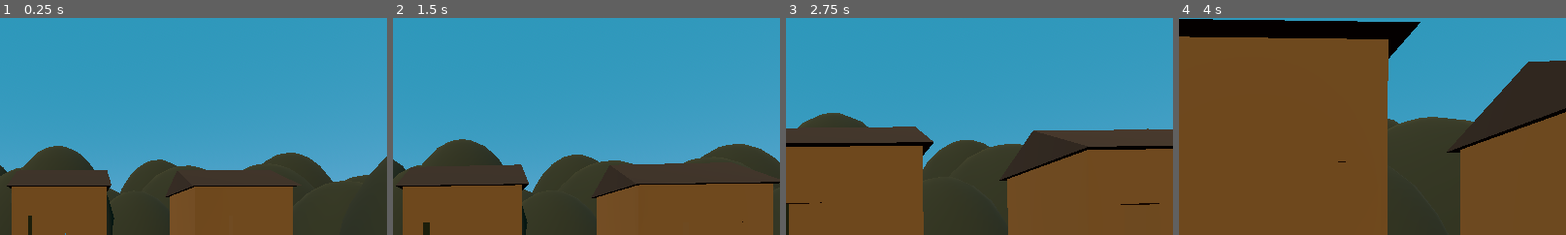
Above: before the commit, frames 1-4 (left to right).
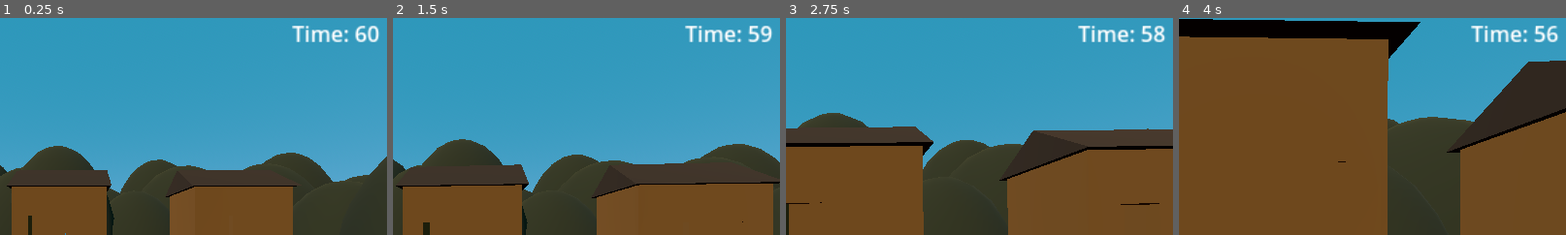
Above: after the commit, the same moments.

Repository: RetroRabiul/3DWorld
Game: Godot game, scene res://scenes/world.tscn
Two runs of this game, one before a commit and one after it. Both use one fixed random seed, a clock stepped at 60 frames per second and the inputs below.
Inputs (mouse positions are % of the whole screen's width and height, from its top left):
- Up to frame 1 (0.25 s): no input
- Up to frame 2 (1.5 s): move the mouse to (55, 50) at 0.52 s; hold W (forward) from 0.53 s (still down); tap Space (jump) at 0.77 s; move the mouse to (45, 50) at 1.27 s
- Up to frame 3 (2.75 s): keep holding W (forward); tap Space (jump) at 1.52 s; move the mouse to (52, 48) at 2.02 s
- Up to frame 4 (4 s): keep holding W (forward); move the mouse to (49, 52) at 2.77 s; tap Space (jump) at 3.02, 3.77 s; move the mouse to (57, 51) at 3.52 s
The pictures show only the part of the screen within x 42-91%, y 1-51%; the shares and areas given below are measured in that part.

The runs differ from the first frame. In frame 1, 0.9% of the frame differs, in the area x 75-98%, y 3-12%; in frame 2, 0.9%; in frame 3, 0.9%; in frame 4, 0.9%.

Commit message:
time

Diff:
--- a/scenes/ui.tscn
+++ b/scenes/ui.tscn
@@ -15,7 +15,20 @@
 layout_mode = 0
 offset_left = 18.0
 offset_top = 7.0
-offset_right = 113.0
-offset_bottom = 40.0
+offset_right = 104.0
+offset_bottom = 34.0
 scale = Vector2(2, 2)
 text = "Score :"
+
+[node name="TimeLabel" type="Label" parent="."]
+layout_mode = 0
+offset_left = 913.0
+offset_top = 7.0
+offset_right = 1001.0
+offset_bottom = 33.0
+scale = Vector2(2, 2)
+text = "Time :"
+
+[node name="Timer" type="Timer" parent="."]
+
+[connection signal="timeout" from="Timer" to="." method="_on_timer_timeout"]
--- a/scripts/signal.gd
+++ b/scripts/signal.gd
@@ -1,3 +1,5 @@
 extends Node
 
 signal change_score(amount)
+
+signal game_over
--- a/scripts/ui.gd
+++ b/scripts/ui.gd
@@ -1,15 +1,24 @@
 extends Control
 
 var my_score = 0
-# Called when the node enters the scene tree for the first time.
+
+var time_left = 60
+
 func _ready():
 	Global_signal.change_score.connect(_change_score)
 	$ScoreLabel.text = "Score: "+str(my_score)
+	$TimeLabel.text = "Time: " + str(time_left)
+	$Timer.start()
+
 
 func _change_score(amount):
 	my_score += amount
 	$ScoreLabel.text = "Score: "+str(my_score)
 
-# Called every frame. 'delta' is the elapsed time since the previous frame.
-func _process(delta):
-	pass
+
+func _on_timer_timeout():
+	time_left -= 1
+	$TimeLabel.text = "Time: " + str(time_left)
+	if time_left == 0:
+		$Timer.stop()
+		Global_signal.emit_signal("game_over")
